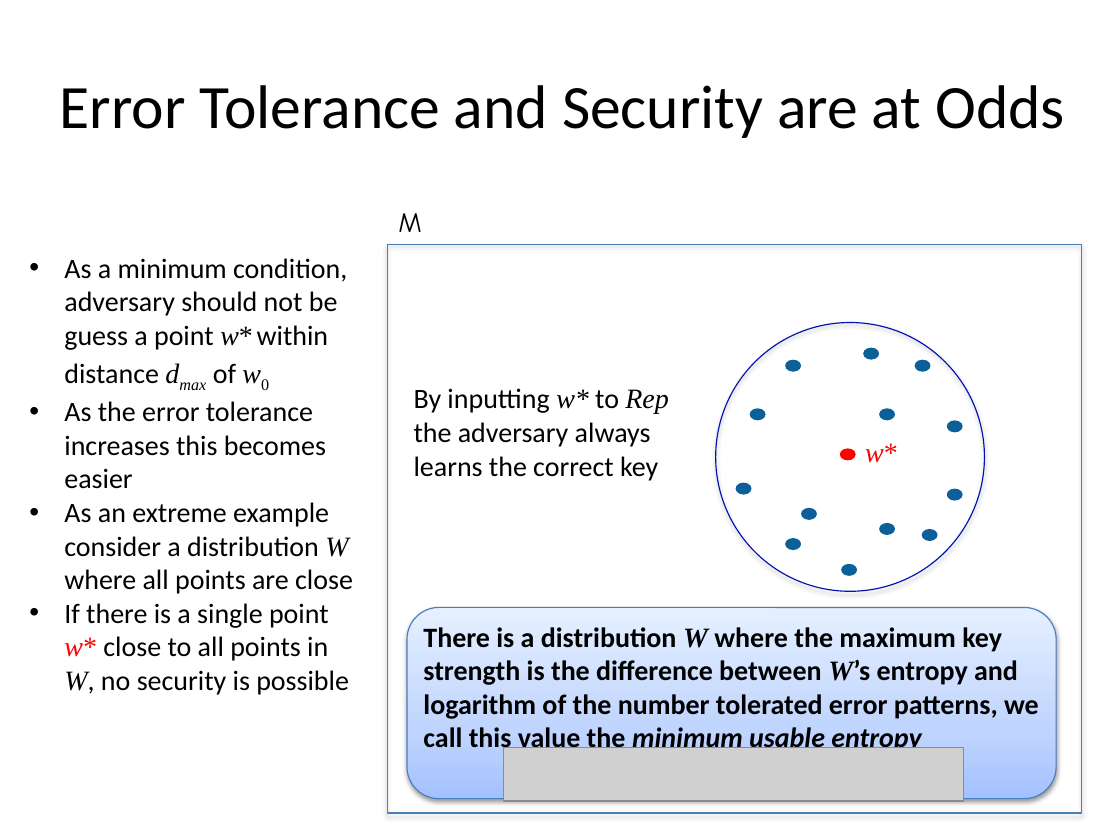
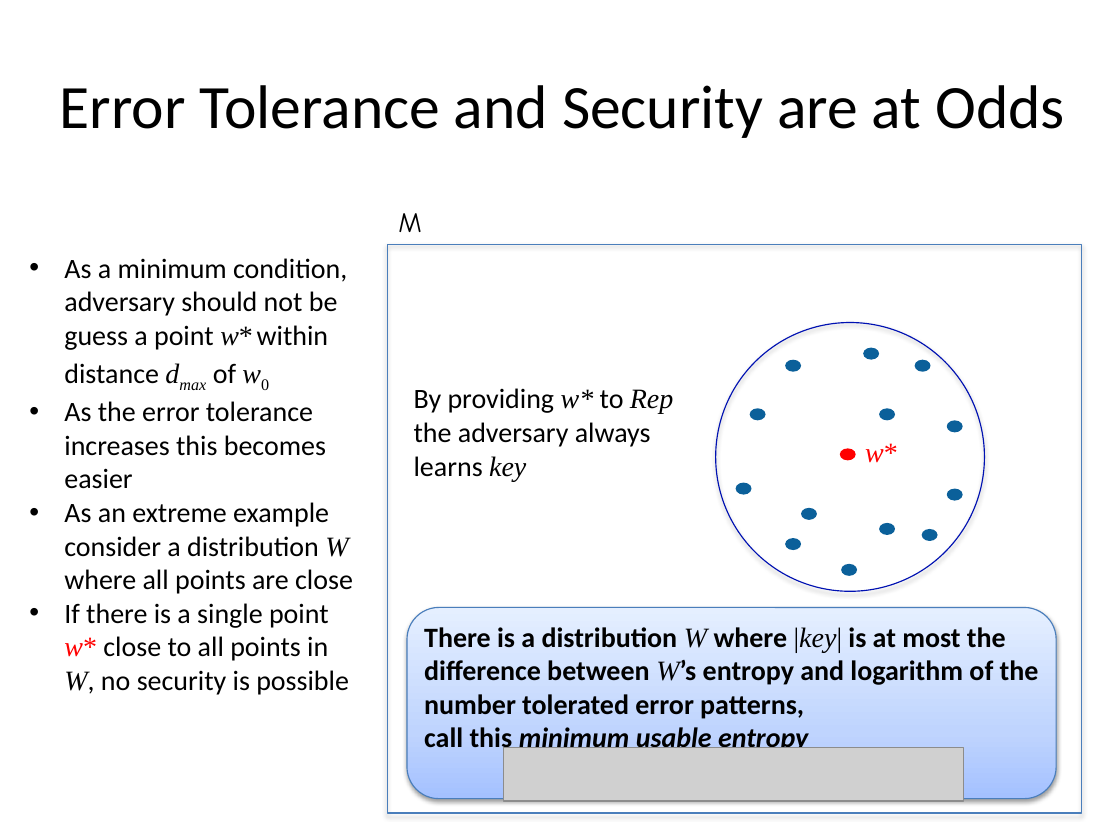
Before and after one commit to xianruimeng/comp-fuzzy-ext, a slide deck: slide 5 of constantRate/KeyDerivationWithNegativeUsable.pptx. Drawn at 1120x840 pixels with LibreOffice and Linux fonts; fonts in the diff are those of the drawing; grey boxes stand for pictures. Boxes give left, top, right and bottom in pixels: in the first picture for what was removed or moved away, otherwise in the second. Text is boxed around its words. In the diff, an @@ line names an element or a change of style, - is before the commit and + after.

```diff
--- a/constantRate/KeyDerivationWithNegativeUsable.pptx
+++ b/constantRate/KeyDerivationWithNegativeUsable.pptx
@@ text at bbox=[414, 388, 673, 414]: text changed @@
-By inputting w* to Rep
+By providing w* to Rep
@@ text at bbox=[414, 456, 526, 481]: text changed @@
-learns the correct key
+learns key
@@ text in rounded rectangle at bbox=[424, 627, 1039, 754]: text changed @@
-There is a distribution W where the maximum key strength is the difference between W’s entropy and logarithm of the number tolerated error patterns, we call this value the minimum usable entropy
+There is a distribution W where |key| is at most the difference between W’s entropy and logarithm of the number tolerated error patterns,
+call this minimum usable entropy
```
Also in this commit, not shown: 36 other slides changed.
